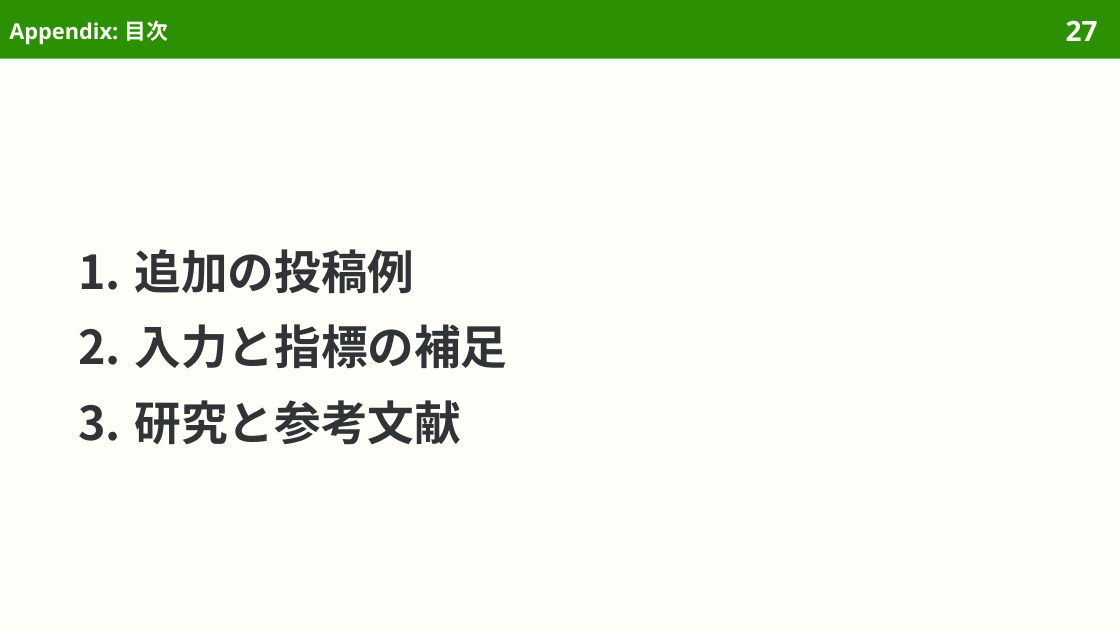
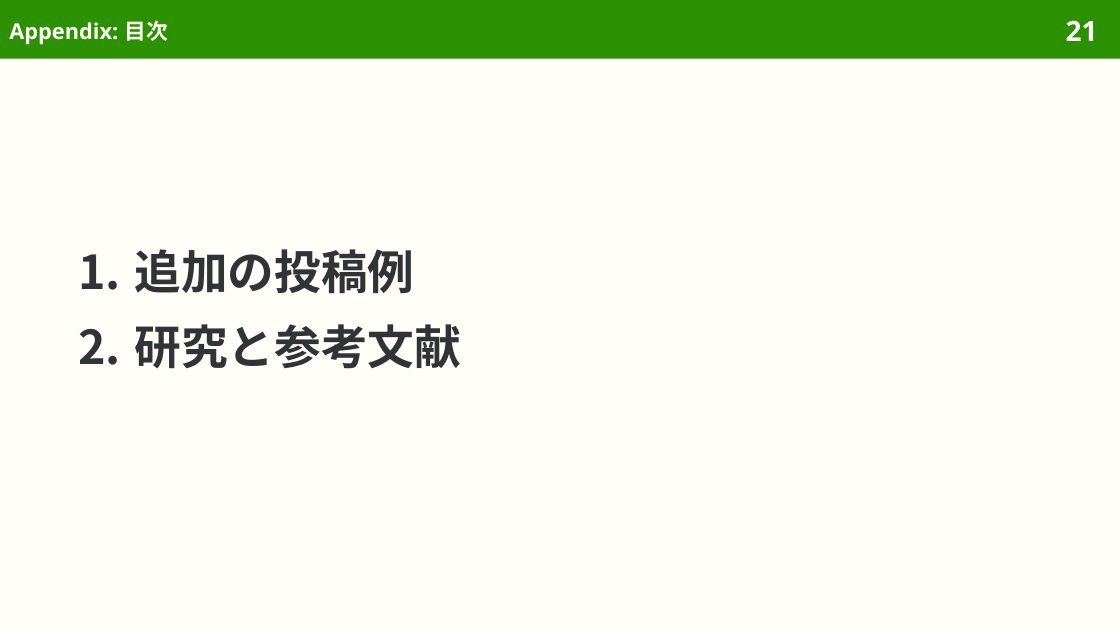
Before and after one commit to sasakiy84/datasets-in-10-minutes, a slide deck: slide 21 of slides/datasets-in-10-minutes-twitter-aae.pptx (slide 27 before the commit). Drawn at 1120x630 pixels with LibreOffice and Linux fonts; fonts in the diff are those of the drawing. Boxes give left, top, right and bottom in pixels: in the first picture for what was removed or moved away, otherwise in the second. Text is boxed around its words. In the diff, an @@ line names an element or a change of style, - is before the commit and + after.

```diff
--- a/slides/datasets-in-10-minutes-twitter-aae.pptx
+++ b/slides/datasets-in-10-minutes-twitter-aae.pptx
@@ page number at <box>1066,20,1098,41</box>: text changed @@
-27
+21
@@ text at <box>134,324,507,369</box>: paragraph removed @@
-2. 入力と指標の補足
@@ text at <box>134,324,461,369</box>: more space between paragraphs @@
```
Also in this commit, not shown: 27 other slides changed, 12 slides removed, 46 other files.
